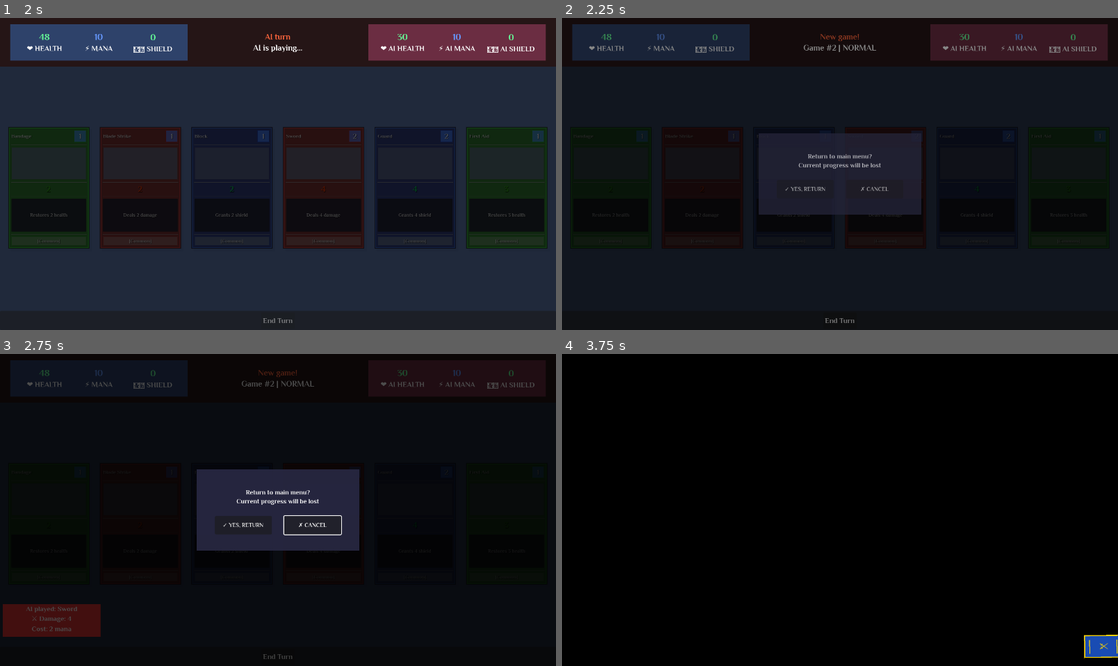
Above: before the commit, frames 1-4 (two rows, left to right).
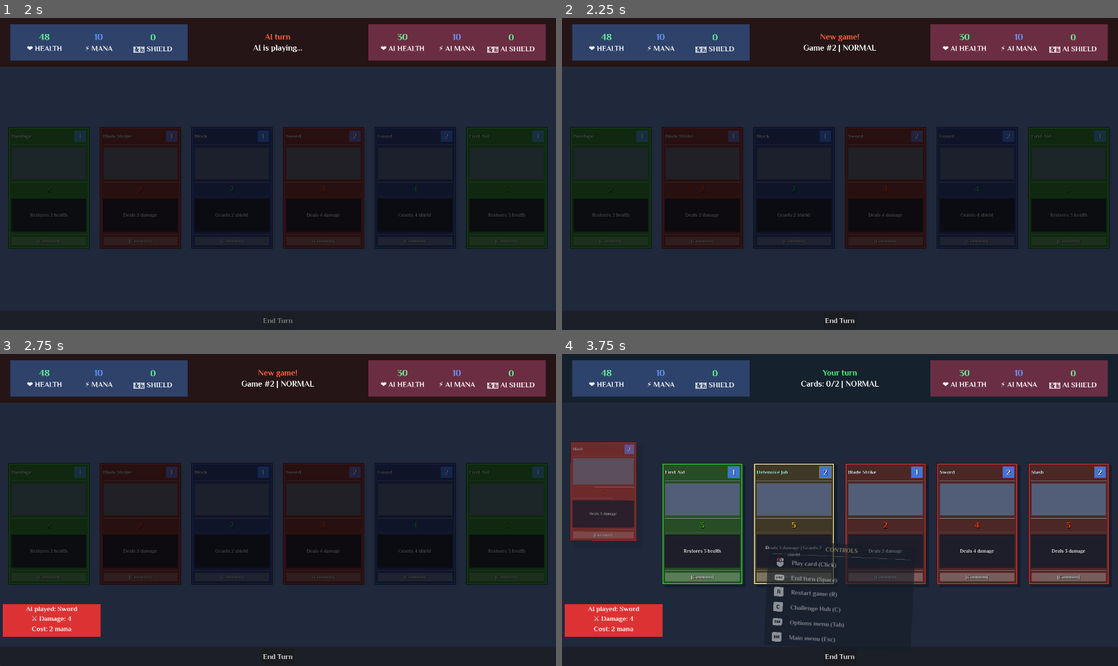
Above: after the commit, the same moments.

Repository: lextrack/Card-Vault-Keeper-Arena
Game: Godot game, scene res://scenes/Main.tscn
Two runs of this game, one before a commit and one after it. Both use one fixed random seed, a clock stepped at 60 frames per second and the inputs below. This scene is started directly instead of the project's main scene. Video files are missing from this copy of the repository; at most half a second of black plays in their place. Sound files missing from this copy of the repository are replaced by a short silence.
Inputs (mouse positions are in pixels of both pictures, inside the frame that each line leads up to):
- Up to frame 1 (2 s): click "End Turn" at 0.5 s; tap Enter (game_select) at 1.25 s; move the mouse to (50, 186) at 1.27 s; hold Right (ui_right) from 1.28 s (still down); hold C (ChallengeHub_access) from 1.28 s (still down); click (50, 186) at 1.42 s
- Up to frame 2 (2.25 s): tap R (game_restart) at 2 s; move the mouse to (701, 186) at 2.02 s; release Right (ui_right) at 2.03 s; release C (ChallengeHub_access) at 2.03 s; hold Escape (game_back) from 2.03 s (still down); tap C (ChallengeHub_access) at 2.1 s; click (701, 186) at 2.17 s
- Up to frame 3 (2.75 s): keep holding Escape (game_back)
- Up to frame 4 (3.75 s): release Escape (game_back) at 2.75 s; click (806, 525) at 2.75 s, where only the run before the commit has a clickable "✓ YES, RETURN"; move the mouse to (612, 522) at 3.52 s; hold Right (ui_right) from 3.53 s (still down); hold H (game_controls) from 3.53 s (still down); click (612, 522) at 3.67 s

Frame 1 is identical in both runs. In frame 2, 55% of the frame differs, in the area x 0-100%, y 2-100%; in frame 3, 87%; in frame 4, 100%, in the area x 0-100%, y 0-100%.
Error before the commit: Invalid access to property or key 'turn_number' on a base object of type 'Nil'. (res://scripts/Main.gd:435)
Error after the commit: Invalid access to property or key 'turn_number' on a base object of type 'Nil'. (res://scripts/Main.gd:439)

Commit message:
prevent player to do some stupid things when the game is restarting

Diff:
--- a/scripts/GameManager.gd
+++ b/scripts/GameManager.gd
@@ -37,31 +37,25 @@
 
 	main_scene.game_over_label.visible = false
 
-	# Conectar las señales centralizadamente
 	connect_all_signals()
 
 	print("Game setup complete - Turn numbers reset to 0")
 
 func connect_all_signals():
-	"""Conecta todas las señales del player y AI de forma centralizada"""
 	connect_player_signals()
 	connect_ai_signals()
 
 func connect_player_signals():
-	"""Conecta todas las señales del player"""
 	if not player or not main_scene:
 		push_error("Cannot connect player signals: player or main_scene is null")
 		return
 
-	# Desconectar primero para evitar conexiones duplicadas
 	disconnect_player_signals()
 
-	# Conectar señales del UI
 	player.hp_changed.connect(main_scene.ui_manager.update_player_hp)
 	player.mana_changed.connect(main_scene.ui_manager.update_player_mana)
 	player.shield_changed.connect(main_scene.ui_manager.update_player_shield)
 
-	# Conectar señales de eventos del juego
 	player.player_died.connect(main_scene._on_player_died)
 	player.hand_changed.connect(main_scene._on_player_hand_changed)
 	player.cards_played_changed.connect(main_scene._on_player_cards_played_changed)
@@ -71,45 +65,33 @@
 	player.hp_changed.connect(main_scene._on_player_hp_changed)
 	player.shield_changed.connect(main_scene._on_player_shield_changed)
 
-	print("Player signals connected successfully")
-
 func connect_ai_signals():
-	"""Conecta todas las señales del AI"""
 	if not ai or not main_scene:
 		push_error("Cannot connect AI signals: ai or main_scene is null")
 		return
 
-	# Desconectar primero para evitar conexiones duplicadas
 	disconnect_ai_signals()
 
-	# Conectar señales del UI
 	ai.hp_changed.connect(main_scene.ui_manager.update_ai_hp)
 	ai.mana_changed.connect(main_scene.ui_manager.update_ai_mana)
 	ai.shield_changed.connect(main_scene.ui_manager.update_ai_shield)
 
-	# Conectar señales de eventos del juego
 	ai.player_died.connect(main_scene._on_ai_died)
 	ai.ai_card_played.connect(main_scene._on_ai_card_played)
 
-	print("AI signals connected successfully")
-
 func disconnect_all_signals():
-	"""Desconecta todas las señales del player y AI"""
 	disconnect_player_signals()
 	disconnect_ai_signals()
 
 func disconnect_player_signals():
-	"""Desconecta todas las señales del player"""
 	if not player:
 		return
 
 	var signals_to_disconnect = [
-		# Señales del UI
 		["hp_changed", main_scene.ui_manager.update_player_hp],
 		["mana_changed", main_scene.ui_manager.update_player_mana],
 		["shield_changed", main_scene.ui_manager.update_player_shield],
 
-		# Señales de eventos del juego
 		["player_died", main_scene._on_player_died],
 		["hand_changed", main_scene._on_player_hand_changed],
 		["cards_played_changed", main_scene._on_player_cards_played_changed],
@@ -123,17 +105,13 @@
 	_disconnect_signals_from_list(player, signals_to_disconnect)
 
 func disconnect_ai_signals():
-	"""Desconecta todas las señales del AI"""
 	if not ai:
 		return
 
 	var signals_to_disconnect = [
-		# Señales del UI
 		["hp_changed", main_scene.ui_manager.update_ai_hp],
 		["mana_changed", main_scene.ui_manager.update_ai_mana],
 		["shield_changed", main_scene.ui_manager.update_ai_shield],
-
-		# Señales de eventos del juego
 		["player_died", main_scene._on_ai_died],
 		["ai_card_played", main_scene._on_ai_card_played]
 	]
@@ -141,7 +119,6 @@
 	_disconnect_signals_from_list(ai, signals_to_disconnect)
 
 func _disconnect_signals_from_list(source_object: Object, signals_list: Array):
-	"""Función helper para desconectar señales de una lista"""
 	if not source_object or not main_scene:
 		return
 
@@ -167,7 +144,6 @@
 		await main_scene.get_tree().process_frame
 		await main_scene.get_tree().process_frame
 
-# Resto de funciones de GameManager permanecen igual...
 func restart_game(game_count: int, difficulty: String):
 	if restart_in_progress:
 		return
@@ -175,6 +151,9 @@
 	restart_in_progress = true
 	game_ended = false
 	pending_game_end = false
+
+	if main_scene and main_scene.input_manager:
+		main_scene.input_manager.disable_input()
 
 	main_scene.turn_label.text = "New game!"
 	main_scene.ui_manager.selected_card_index = 0
@@ -200,6 +179,9 @@
 	if game_ended or restart_in_progress:
 		print("Cannot restart for no cards: game ended or restart in progress")
 		return
+
+	if main_scene and main_scene.input_manager:
+		main_scene.input_manager.disable_input()
 
 	restart_in_progress = true
 	game_ended = true
@@ -272,11 +254,15 @@
 	main_scene.game_info_label.text = "Ending turn automatically..."
 	await main_scene.get_tree().create_timer(GameBalance.get_timer_delay("turn_end")).timeout
 
+
 func handle_game_over(message: String, end_turn_button: Button):
 	if game_ended or restart_in_progress:
 		return
 
 	game_ended = true
+
+	if main_scene and main_scene.input_manager:
+		main_scene.input_manager.disable_input()
 
 	if main_scene.has_method("cleanup_notifications"):
 		main_scene.cleanup_notifications()
@@ -288,3 +274,11 @@
 		end_turn_button.disabled = true
 
 	await main_scene.get_tree().create_timer(GameBalance.get_timer_delay("death_restart")).timeout
+
+func is_safe_to_process_actions() -> bool:
+	return not game_ended and not pending_game_end and not restart_in_progress and not _is_game_transitioning()
+
+func _is_game_transitioning() -> bool:
+	if main_scene and main_scene.has_method("get") and main_scene.get("is_game_transitioning"):
+		return main_scene.is_game_transitioning
+	return false
--- a/scripts/InputManager.gd
+++ b/scripts/InputManager.gd
@@ -30,24 +30,52 @@
 
 func enable_input():
 	input_enabled = true
+	if last_input_was_gamepad:
+		gamepad_mode = true
+		CursorManager.set_gamepad_mode(true)
+		_update_ui_for_gamepad_mode()
 
 func disable_input():
 	input_enabled = false
 	gamepad_mode = false
 
 func is_input_enabled() -> bool:
-	return input_enabled and not _is_menu_blocking_input()
+	return input_enabled and not _is_menu_blocking_input() and not _is_game_transitioning()
 
 func _is_menu_blocking_input() -> bool:
 	if options_menu and options_menu.visible:
 		return true
 	return false
 
+func _is_game_transitioning() -> bool:
+	if main_scene and main_scene.has_method("get") and main_scene.get("is_game_transitioning"):
+		return main_scene.is_game_transitioning
+	return false
+
+func force_gamepad_state_update():
+	if last_input_was_gamepad:
+		gamepad_mode = true
+		CursorManager.set_gamepad_mode(true)
+		_update_ui_for_gamepad_mode()
+
+func force_gamepad_mode_activation():
+	if last_input_was_gamepad and is_input_enabled():
+		gamepad_mode = true
+		CursorManager.set_gamepad_mode(true)
+		_update_ui_for_gamepad_mode()
+		print("Gamepad mode forcefully activated after transition")
+
 func start_player_turn():
-	if not is_input_enabled():
-		return
-
-	gamepad_mode = last_input_was_gamepad
+	if not is_input_enabled() or _is_game_transitioning():
+		return
+
+	if last_input_was_gamepad:
+		gamepad_mode = true
+		CursorManager.set_gamepad_mode(true)
+	else:
+		gamepad_mode = false
+		CursorManager.set_gamepad_mode(false)
+
 	var end_turn_button = main_scene.end_turn_button
 
 	if end_turn_button:
@@ -60,6 +88,8 @@
 	if end_turn_button and main_scene.player:
 		main_scene.ui_manager.update_turn_button_text(main_scene.player, end_turn_button, gamepad_mode)
 
+	print("Player turn started - Gamepad mode: ", gamepad_mode, " | Last input gamepad: ", last_input_was_gamepad)
+
 func start_ai_turn():
 	gamepad_mode = false
 	main_scene.ui_manager.update_hand_display(main_scene.player, main_scene.card_scene, main_scene.hand_container)
@@ -70,16 +100,21 @@
 
 	_detect_input_method(event)
 
+	if _is_game_transitioning():
+		return
+
 	if event.is_action_pressed("show_options") or event.is_action_pressed("ui_menu"):
 		_handle_options_menu_toggle()
 		return
 	elif event.is_action_pressed("game_controls"):
 		_handle_controls_toggle()
 	elif event.is_action_pressed("game_restart"):
-		main_scene.restart_game()
+		if not _is_game_transitioning():
+			main_scene.restart_game()
 	elif event.is_action_pressed("game_exit"):
-		main_scene.show_exit_confirmation()
-	elif main_scene.is_player_turn and gamepad_mode and main_scene.player:
+		if not _is_game_transitioning():
+			main_scene.show_exit_confirmation()
+	elif main_scene.is_player_turn and gamepad_mode and main_scene.player and not _is_game_transitioning():
 		_handle_gamepad_navigation(event)
 
 func _handle_options_menu_toggle():
@@ -130,7 +165,7 @@
 		controls_panel.update_gamepad_mode(gamepad_mode)
 
 func _handle_controls_toggle():
-	if not is_input_enabled() or not main_scene.is_player_turn:
+	if not is_input_enabled() or not main_scene.is_player_turn or _is_game_transitioning():
 		return
 
 	var controls_panel = main_scene.controls_panel
@@ -139,7 +174,7 @@
 		main_scene.audio_helper.play_card_hover_sound()
 
 func _handle_gamepad_navigation(event: InputEvent):
-	if not is_input_enabled():
+	if not is_input_enabled() or _is_game_transitioning():
 		return
 
 	if event.is_action_pressed("ui_left"):
--- a/scripts/Main.gd
+++ b/scripts/Main.gd
@@ -33,6 +33,7 @@
 var is_player_turn: bool = true
 var difficulty: String = "normal"
 var game_count: int = 1
+var is_game_transitioning: bool = false
 
 var card_scene = preload("res://scenes/Card.tscn")
 var ai_notification_scene = preload("res://scenes/AICardNotification.tscn")
@@ -83,7 +84,7 @@
 		controls_panel.update_cards_available(player.hand.size() > 0)
 
 func show_options_menu():
-	if not options_menu:
+	if not options_menu or is_game_transitioning:
 		return
 
 	if is_player_turn:
@@ -422,6 +423,9 @@
 	controls_panel.update_player_turn(true)
 	controls_panel.update_cards_available(player.hand.size() > 0)
 
+	if input_manager.last_input_was_gamepad:
+		input_manager.force_gamepad_mode_activation()
+
 	if cards_actually_drawn > 0:
 		player.card_drawn.emit(cards_actually_drawn, true)
 
@@ -477,6 +481,10 @@
 	if game_manager.is_restart_in_progress():
 		return
 
+	is_game_transitioning = true
+	input_manager.disable_input()
+	controls_panel.force_hide()
+
 	cleanup_notifications()
 
 	game_count += 1
@@ -485,6 +493,14 @@
 	await get_tree().create_timer(GameBalance.get_timer_delay("new_game") + 0.5).timeout
 
 	setup_game_with_new_music()
+
+	await get_tree().process_frame
+	await get_tree().process_frame
+
+	is_game_transitioning = false
+	if is_player_turn:
+		input_manager.enable_input()
+		input_manager.force_gamepad_state_update()
 
 func setup_game_with_new_music():
 	verify_and_startup_deck()
@@ -573,6 +589,9 @@
 	if not game_manager.mark_game_ended():
 		return
 
+	is_game_transitioning = true
+	input_manager.disable_input()
+
 	_track_game_end(false)
 
 	await _wait_for_actions_to_complete()
@@ -597,12 +616,16 @@
 	await game_manager.handle_game_over("YOU LOST! Restarting...", end_turn_button)
 	restart_game()
 
+
 func _on_ai_card_played(card: CardData):
 	ai_notification.show_card_notification(card, "AI")
 
 func _on_ai_died():
 	if not game_manager.mark_game_ended():
 		return
+
+	is_game_transitioning = true
+	input_manager.disable_input()
 
 	_track_game_end(true)
 	await _wait_for_actions_to_complete()
@@ -685,7 +708,7 @@
 		get_tree().quit()
 
 func _on_card_clicked(card: Card):
-	if not is_player_turn or not player.can_play_card(card.card_data):
+	if not is_player_turn or not player.can_play_card(card.card_data) or is_game_transitioning:
 		return
 
 	var card_data = card.card_data
@@ -726,7 +749,7 @@
 	player.remove_card_from_hand(card_data)
 
 func _on_end_turn_pressed():
-	if not is_player_turn or game_manager.is_game_ended():
+	if not is_player_turn or game_manager.is_game_ended() or is_game_transitioning:
 		return
 
 	if game_manager.should_restart_for_no_cards():
@@ -736,6 +759,9 @@
 	start_ai_turn()
 
 func _input(event):
+	if is_game_transitioning:
+		return
+
 	if confirmation_dialog.is_showing:
 		confirmation_dialog.handle_input(event)
 		return
@@ -745,22 +771,23 @@
 	elif event is InputEventMouse:
 		CursorManager.set_gamepad_mode(false)
 
-	if event.is_action_pressed("show_options") and is_player_turn and not options_menu.visible:
+	if event.is_action_pressed("show_options") and is_player_turn and not options_menu.visible and not is_game_transitioning:
 		show_options_menu()
 		return
 
-	if event.is_action_pressed("ui_accept") and is_player_turn and not end_turn_button.disabled and not input_manager.gamepad_mode:
+	if event.is_action_pressed("ui_accept") and is_player_turn and not end_turn_button.disabled and not input_manager.gamepad_mode and not is_game_transitioning:
 		_on_end_turn_pressed()
 		return
 
-	if event.is_action_pressed("ChallengeHub_access") and is_player_turn:
+	if event.is_action_pressed("ChallengeHub_access") and is_player_turn and not is_game_transitioning:
 		open_challengehub()
 		return
 
 	if OS.is_debug_build() and event.is_action_pressed("ui_home"):
 		debug_show_deck_info()
 
-	input_manager.handle_input(event)
+	if not is_game_transitioning:
+		input_manager.handle_input(event)
 
 func debug_show_deck_info():
 	if not player or not ai:
@@ -813,7 +840,7 @@
 			print("  ", card_name)
 
 func open_challengehub():
-	if not is_player_turn or confirmation_dialog.is_showing:
+	if not is_player_turn or confirmation_dialog.is_showing or is_game_transitioning:
 		return
 
 	if not GameStateManager.save_game_state(self):
@@ -827,9 +854,13 @@
 	TransitionManager.fade_to_scene("res://scenes/ChallengeHub.tscn", 1.0)
 
 func show_exit_confirmation():
+	if is_game_transitioning:
+		return
 	confirmation_dialog.show()
 
 func return_to_menu():
+	if is_game_transitioning:
+		return
 	cleanup_notifications()
 	stop_game_music(0.8)
 	await get_tree().create_timer(0.5).timeout
